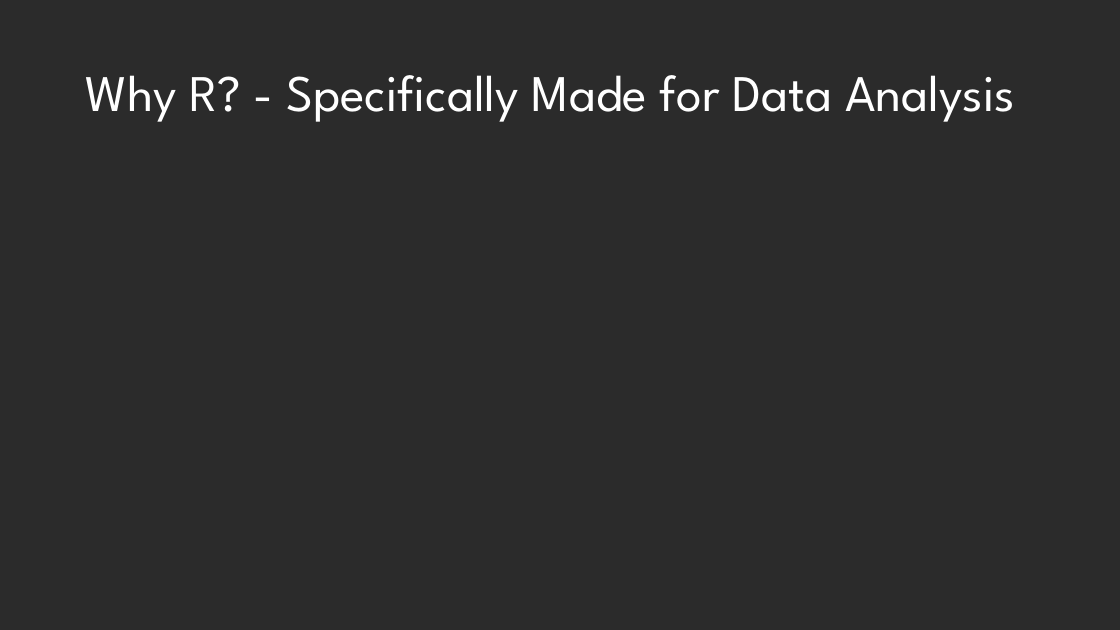
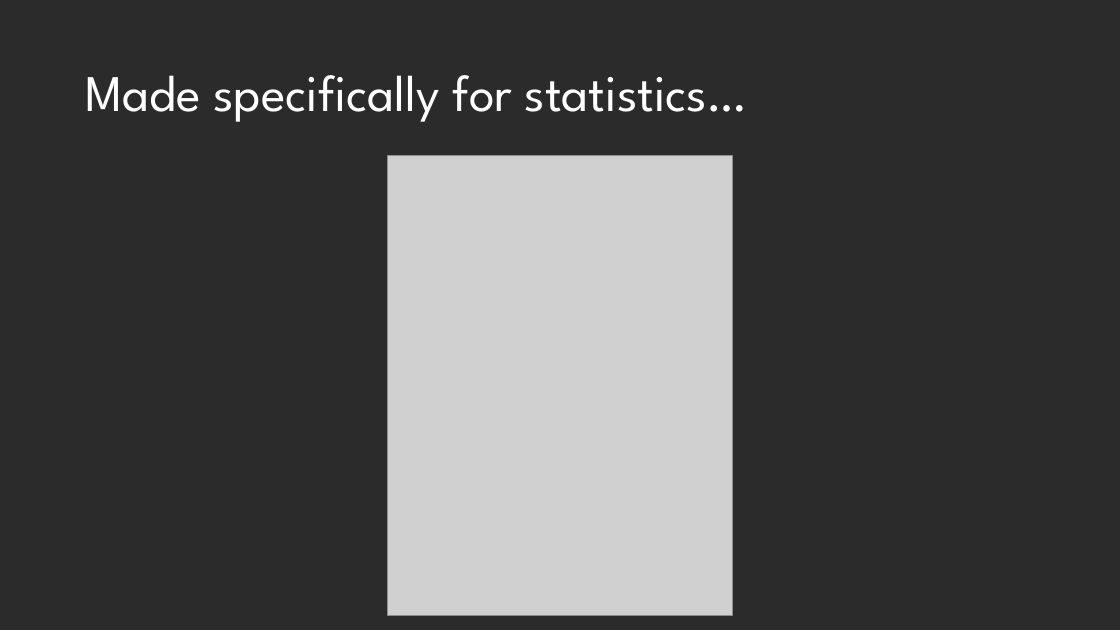
Before and after one commit to DustinEwers/r-talk-demos, a slide deck: slide 15 of slides/r_slides.pptx (slide 14 before the commit). Drawn at 1120x630 pixels with LibreOffice and Linux fonts; fonts in the diff are those of the drawing; grey boxes stand for pictures; background and template pictures are left out; a plain dark background stands for a picture behind light text. Boxes give left, top, right and bottom in pixels: in the first picture for what was removed or moved away, otherwise in the second. Text is boxed around its words. In the diff, an @@ line names an element or a change of style, - is before the commit and + after.

Commit message:
slide updates

```diff
--- a/slides/r_slides.pptx
+++ b/slides/r_slides.pptx
@@ title at (x1=85, y1=75, x2=746, y2=122): text changed @@
-Why R? - Specifically Made for Data Analysis
+Made specifically for statistics…
@@ picture added at (x1=387, y1=155, x2=733, y2=616) @@
```
Also in this commit, not shown: 8 other slides changed, 10 slides added, 7 slides removed.
